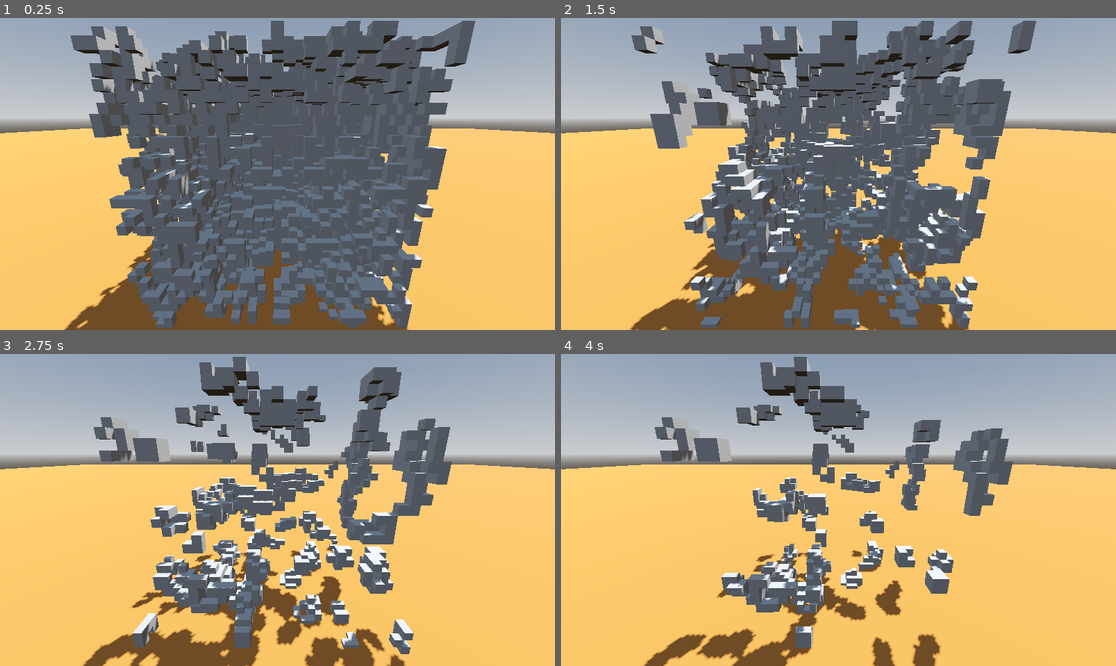
Above: before the commit, frames 1-4 (two rows, left to right).
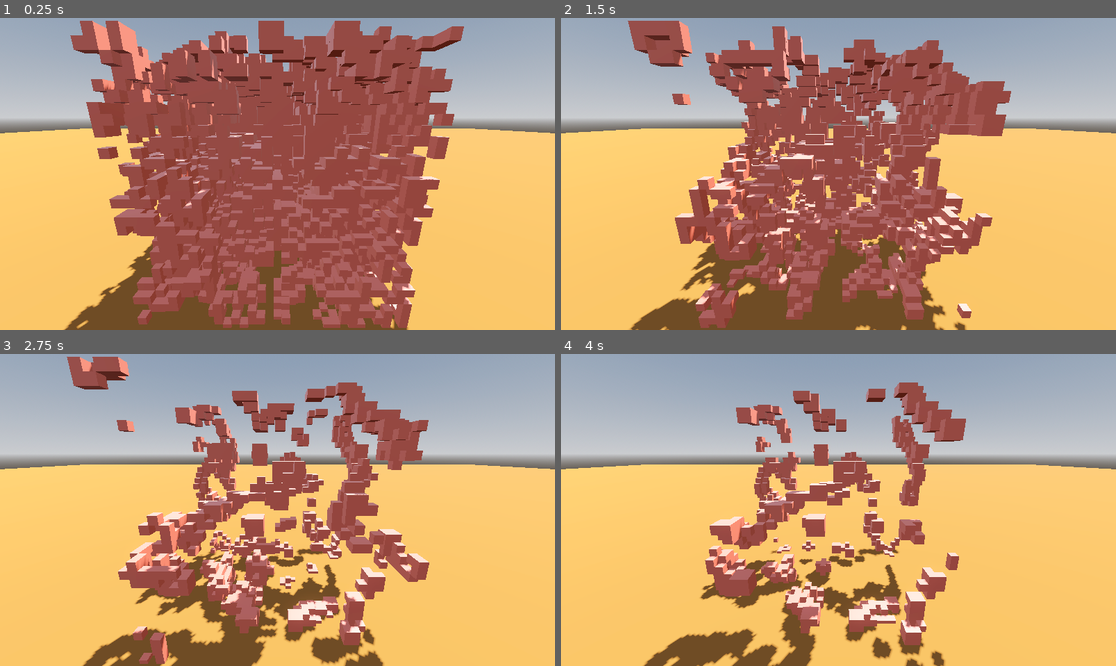
Above: after the commit, the same moments.

Repository: murumart/cgiproject
Game: Godot game, scene res://scenes/main.tscn
The game is run twice, just before and just after one commit, with the same random seed, the same clock (stepped at 60 frames per second) and the same inputs. The project has no main scene, so this scene is started directly.
Inputs:
- Up to frame 1 (0.25 s): no input
- Up to frame 2 (1.5 s): no input
- Up to frame 3 (2.75 s): no input
- Up to frame 4 (4 s): no input

The runs differ from the first frame. In frame 1, 52% of the frame differs, in the area x 12-86%, y 0-100%; in frame 2, 43%; in frame 3, 32%; in frame 4, 23%.

Commit message:
preparatin for wood tree cells stuff and data layers stuff

Diff:
--- /dev/null
+++ b/lives/stupit_tree.gd
@@ -0,0 +1,51 @@
+extends Life
+
+enum {
+	CELL_FLESH,
+	CELL_LEAF,
+	CELL_BARK,
+}
+
+
+static func init_bytes(b: PackedByteArray, size: int) -> void:
+	if b.size() != size * size * size:
+		b.resize(size * size * size)
+		b.clear()
+
+
+
+func generation(old: PackedByteArray, size: int) -> PackedByteArray:
+	var layer_length := size * size * size
+
+	var cells: PackedByteArray = []; cells.resize(layer_length * 4)
+	var energy: PackedByteArray = []; energy.resize(layer_length * 4)
+	var water: PackedByteArray = []; water.resize(layer_length * 4)
+	var hp: PackedByteArray = []; hp.resize(layer_length * 4)
+
+	real_generation(
+		old.slice(0, layer_length),
+		old.slice(layer_length, layer_length * 2),
+		old.slice(layer_length * 2, layer_length * 3),
+		old.slice(layer_length * 3, layer_length * 4),
+
+		cells,
+		energy,
+		water,
+		hp,
+	)
+
+	return cells + energy + water + hp
+
+
+func real_generation(
+	oldcells: PackedByteArray,
+	oldenergy: PackedByteArray,
+	oldwater: PackedByteArray,
+	oldhp: PackedByteArray,
+
+	newcells: PackedByteArray,
+	newenergy: PackedByteArray,
+	newwater: PackedByteArray,
+	newhp: PackedByteArray,
+) -> void:
+	pass
--- a/scenes/main.gd
+++ b/scenes/main.gd
@@ -4,13 +4,14 @@
 @export_range(0, 1) var living_initially_chance: float = 0.05
 @export_range(16, 64) var board_size: int = 32
 @export var draw_parent: Node3D
+@export var cell_materials: Array[Material]
 
 var _cells: PackedByteArray
 
 
 func _ready() -> void:
 	_cells = PackedByteArray()
-	_cells.resize(board_size * board_size * board_size) # is in 3D
+	_cells.resize(board_size * board_size * board_size * 4) # is in 3D
 	for i in _cells.size():
 		_cells[i] = 1 if randf() <= living_initially_chance else 0
 
@@ -25,7 +26,6 @@
 	var tw := create_tween()
 	tw.tween_interval(0.15)
 	tw.tween_callback(set_process.bind(true))
-
 
 
 func _simulate() -> void:
@@ -48,4 +48,9 @@
 					draw_parent.add_child(cube)
 					cube.mesh = BoxMesh.new()
 					_boxes[ix] = cube
-				_boxes[ix].visible = _cells[ix] == 1
+				var cell = _cells[ix]
+				if cell - 1 < cell_materials.size():
+					_boxes[ix].material_override = cell_materials[cell - 1]
+				else:
+					_boxes[ix].material_override = null
+				_boxes[ix].visible = cell != 0
--- a/scenes/main.tscn
+++ b/scenes/main.tscn
@@ -10,6 +10,18 @@
 birth_start = 9
 birth_end = 9
 metadata/_custom_type_script = "uid://c8s6vydob56xi"
+
+[sub_resource type="StandardMaterial3D" id="StandardMaterial3D_sugp2"]
+albedo_color = Color(1, 0.4745098, 0.3882353, 1)
+roughness = 0.4
+
+[sub_resource type="StandardMaterial3D" id="StandardMaterial3D_jyhfs"]
+albedo_color = Color(0.6117647, 1, 0.44705883, 1)
+roughness = 0.36
+
+[sub_resource type="StandardMaterial3D" id="StandardMaterial3D_tbgi4"]
+albedo_color = Color(0.5294118, 0.33333334, 0.1764706, 1)
+roughness = 0.98
 
 [sub_resource type="ProceduralSkyMaterial" id="ProceduralSkyMaterial_0wfyh"]
 sky_horizon_color = Color(0.66224277, 0.6717428, 0.6867428, 1)
@@ -38,6 +50,7 @@
 life = SubResource("Resource_sugp2")
 living_initially_chance = 0.4
 draw_parent = NodePath("Meshes")
+cell_materials = Array[Material]([SubResource("StandardMaterial3D_sugp2"), SubResource("StandardMaterial3D_jyhfs"), SubResource("StandardMaterial3D_tbgi4")])
 
 [node name="DirectionalLight3D" type="DirectionalLight3D" parent="."]
 transform = Transform3D(-0.8660254, -0.43301278, 0.25, 0, 0.49999997, 0.86602545, -0.50000006, 0.75, -0.43301266, 0, 0, 0)
Not shown, added: lives/stupit_tree.gd.uid
Not shown: 1 places in scenes/main.tscn that only renumber resources
